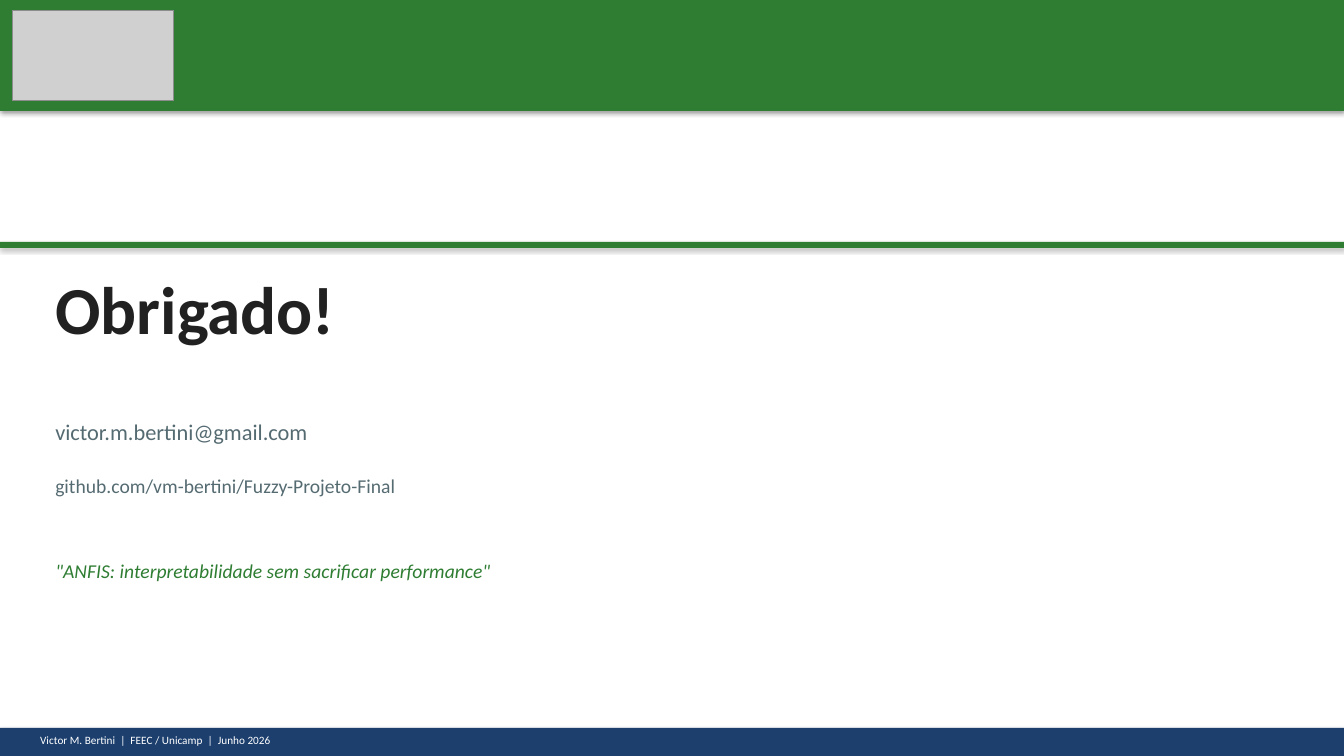
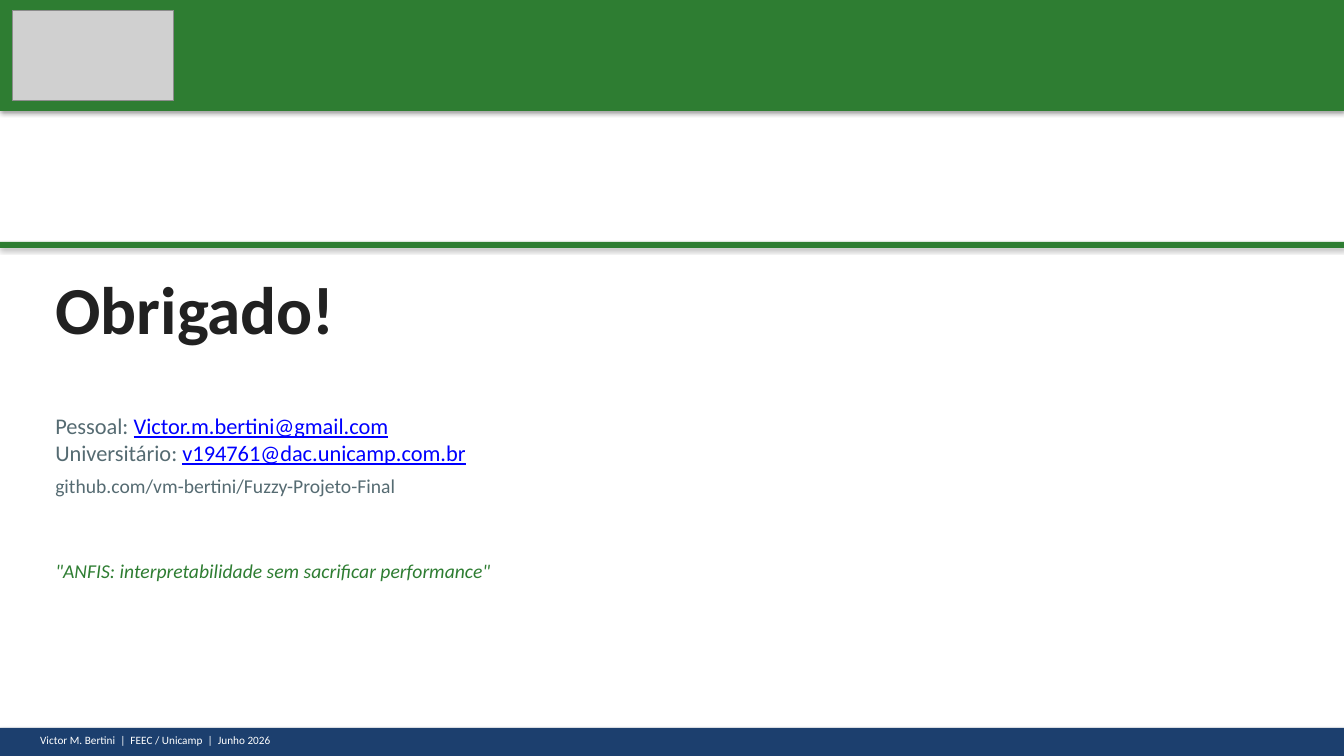
Before and after one commit to vm-bertini/Fuzzy-Projeto-Final, a slide deck: slide 18 of apresentacao_anfis_final.pptx. Drawn at 1344x756 pixels with LibreOffice and Linux fonts; fonts in the diff are those of the drawing; grey boxes stand for pictures. Boxes give left, top, right and bottom in pixels: in the first picture for what was removed or moved away, otherwise in the second. Text is boxed around its words. In the diff, an @@ line names an element or a change of style, - is before the commit and + after.

Commit message:
Apresentacao final: atualizacao manual de slides

```diff
--- a/apresentacao_anfis_final.pptx
+++ b/apresentacao_anfis_final.pptx
@@ text at (55, 418, 465, 465): text changed; text colour #556B72 to #0000FF @@
-victor.m.bertini@gmail.com
+Pessoal: Victor.m.bertini@gmail.com
+Universitário: v194761@dac.unicamp.com.br
```
